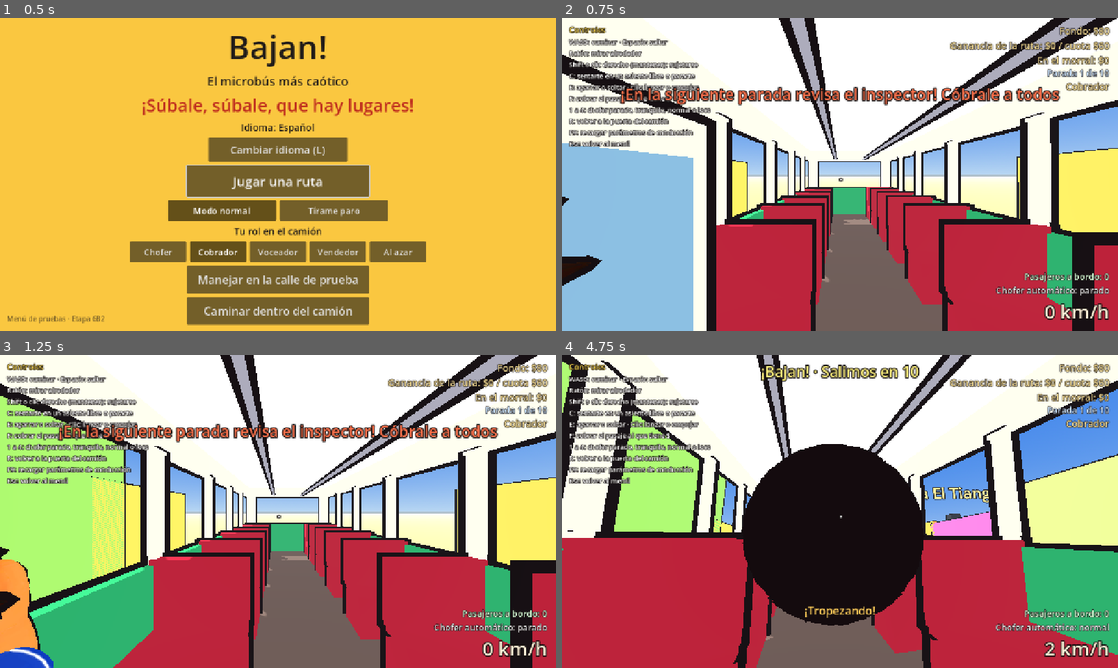
Above: before the commit, frames 1-4 (two rows, left to right).
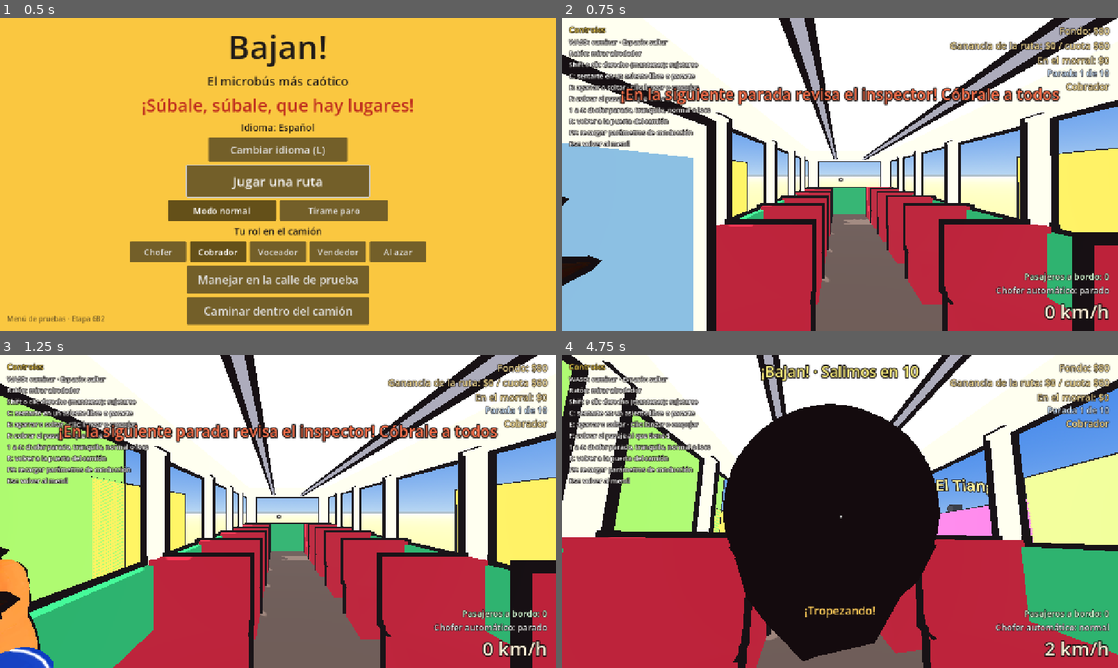
Above: after the commit, the same moments.

Repository: DValerioR/Bajan-
Game: Godot game, scene res://escenas/principal.tscn
Same seed, same stepped clock (60 frames per second), same inputs: the game is played once before the commit and once after it.
Inputs (mouse positions are in pixels of both pictures, inside the frame that each line leads up to):
- Up to frame 1 (0.5 s): no input
- Up to frame 2 (0.75 s): click "Jugar una ruta" at 0.5 s
- Up to frame 3 (1.25 s): no input
- Up to frame 4 (4.75 s): move the mouse to (867, 511) at 1.27 s; hold D (girar_derecha) 1.28-2.03 s; click (867, 511) at 1.35 s; move the mouse to (812, 511) at 2.02 s; hold A (girar_izquierda) 2.03-2.78 s; tap F (accion_rol) at 2.1 s; move the mouse to (851, 505) at 2.77 s; hold W (acelerar) 2.78-3.53 s; hold D (girar_derecha) 2.78-4.28 s; move the mouse to (834, 517) at 3.52 s; tap E (agarrar) at 3.6 s; move the mouse to (878, 514) at 4.27 s; hold A (girar_izquierda) from 4.28 s (still down); hold L (cambiar_idioma) from 4.28 s (still down)

Frame 1 is identical in both runs. In frame 2, less than 0.1% of the frame differs, in the area x 0-97%, y 1-77%; in frame 3, 0.7%; in frame 4, 9.7%, in the area x 0-100%, y 0-99%.

Commit message:
Balanceo de la carrocería solo a velocidades altas (D54)
La pantalla ya no se ladea con cada arrancón o frenada: el balanceo visual
empieza a los 50 km/h y es completo desde los 70 km/h (config/conduccion.cfg).

Co-Authored-By: Claude Opus 5.5 <noreply@anthropic.com>
Claude-Session: https://claude.ai/code/session_01C15QViGAQYu6tpSnYoCV74

Diff:
--- a/config/conduccion.cfg
+++ b/config/conduccion.cfg
@@ -79,6 +79,10 @@
 inclinacion_lateral_max=8.0
 cabeceo_factor=0.8
 cabeceo_max=6.0
+; El balanceo solo se ve a velocidades altas (las cámaras van dentro de la carrocería y se ladea toda
+; la pantalla): nada abajo de balanceo_desde_kmh, completo desde balanceo_pleno_kmh.
+balanceo_desde_kmh=50.0
+balanceo_pleno_kmh=70.0
 ; Qué tan rápido sigue la carrocería al balanceo (más alto = más nervioso).
 suavizado=5.0
 
--- a/scripts/camion/camion.gd
+++ b/scripts/camion/camion.gd
@@ -220,9 +220,11 @@
 		var giro: Node3D = r.giro
 		giro.rotation.x = wrapf(giro.rotation.x - float(r.velocidad_giro) * delta, -PI, PI)
 
-	# Balanceo exagerado de la carrocería según cómo acelera el camión.
-	var objetivo_lado := clampf(aceleracion_local.x * p.inclinacion_lateral_factor, -p.inclinacion_lateral_max, p.inclinacion_lateral_max)
-	var objetivo_cabeceo := clampf(-aceleracion_local.z * p.cabeceo_factor, -p.cabeceo_max, p.cabeceo_max)
+	# Balanceo exagerado de la carrocería según cómo acelera el camión, solo a velocidades altas
+	# (las cámaras van dentro de la carrocería: a velocidad normal no se ladea la pantalla).
+	var rapido := smoothstep(p.balanceo_desde, p.balanceo_pleno, absf(velocidad_adelante))
+	var objetivo_lado := clampf(aceleracion_local.x * p.inclinacion_lateral_factor, -p.inclinacion_lateral_max, p.inclinacion_lateral_max) * rapido
+	var objetivo_cabeceo := clampf(-aceleracion_local.z * p.cabeceo_factor, -p.cabeceo_max, p.cabeceo_max) * rapido
 	var t := 1.0 - exp(-p.suavizado_visual * delta)
 	_carroceria.rotation.z = lerpf(_carroceria.rotation.z, deg_to_rad(objetivo_lado), t)
 	_carroceria.rotation.x = lerpf(_carroceria.rotation.x, deg_to_rad(objetivo_cabeceo), t)
--- a/scripts/camion/parametros_conduccion.gd
+++ b/scripts/camion/parametros_conduccion.gd
@@ -43,6 +43,8 @@
 var inclinacion_lateral_max := 8.0
 var cabeceo_factor := 0.8
 var cabeceo_max := 6.0
+var balanceo_desde := 50.0 / 3.6
+var balanceo_pleno := 70.0 / 3.6
 var suavizado_visual := 5.0
 
 var sensibilidad_raton := 0.12
@@ -95,6 +97,8 @@
 	p.inclinacion_lateral_max = c.get_value("visual", "inclinacion_lateral_max", p.inclinacion_lateral_max)
 	p.cabeceo_factor = c.get_value("visual", "cabeceo_factor", p.cabeceo_factor)
 	p.cabeceo_max = c.get_value("visual", "cabeceo_max", p.cabeceo_max)
+	p.balanceo_desde = c.get_value("visual", "balanceo_desde_kmh", p.balanceo_desde * 3.6) / 3.6
+	p.balanceo_pleno = c.get_value("visual", "balanceo_pleno_kmh", p.balanceo_pleno * 3.6) / 3.6
 	p.suavizado_visual = c.get_value("visual", "suavizado", p.suavizado_visual)
 
 	p.sensibilidad_raton = c.get_value("camara", "sensibilidad_raton", p.sensibilidad_raton)
Not shown, changed: DECISIONES.md
Not shown, changed: REANUDAR.md
